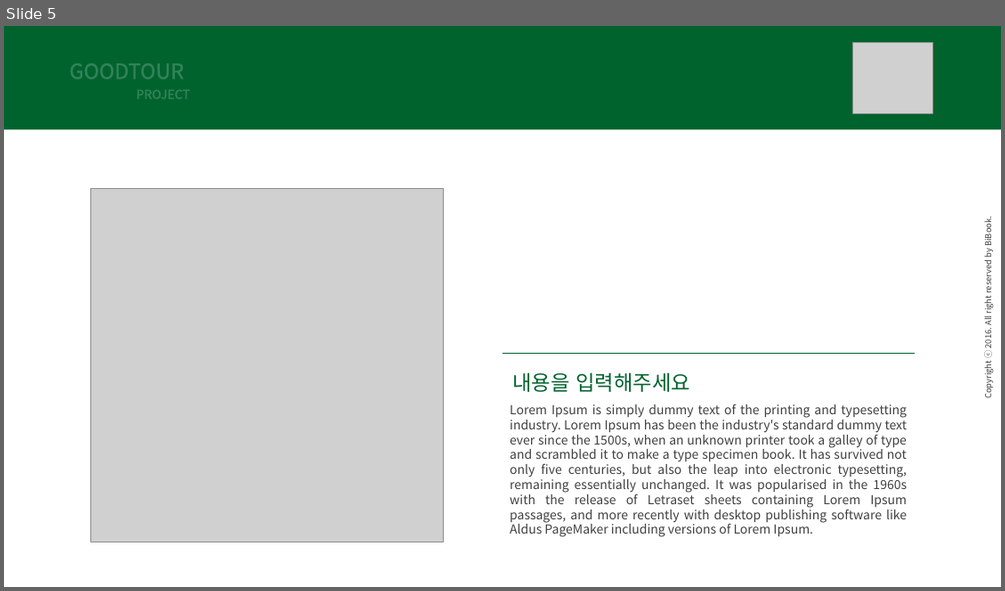
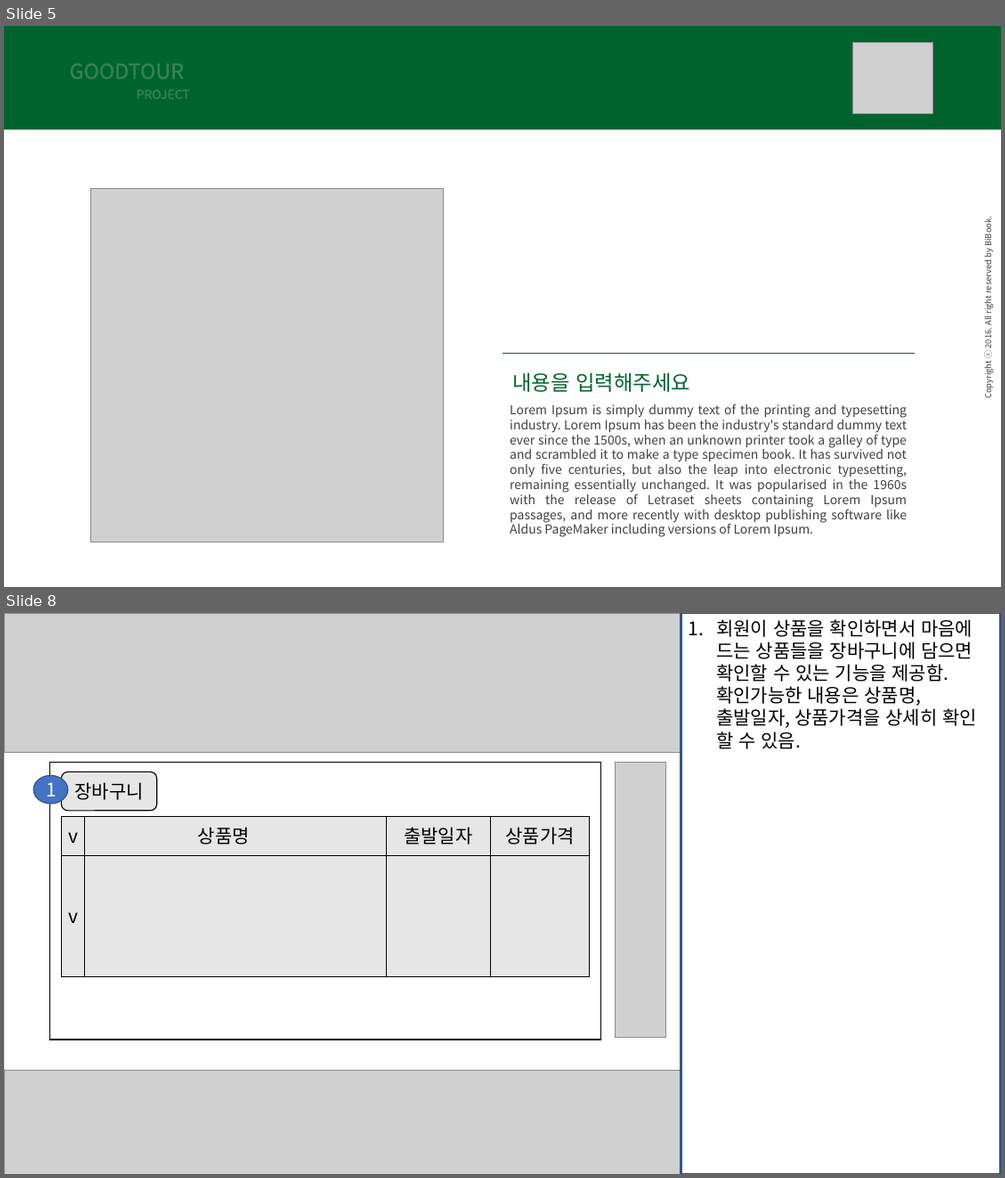
Before and after one commit to khj542423/jspProject, a slide deck: 굿프로젝트-레이아웃.pptx. Shown one above the other, each under a label of ours: slide 5 before the commit, slides 5 and 8 after it; the slides between them are not shown. The pictures are 1005x591 and 1005x1178 pixels, drawn with LibreOffice and Linux fonts; fonts in the diff are those of the drawing; grey boxes stand for pictures. Boxes give left, top, right and bottom in pixels: in the first picture for what was removed or moved away, otherwise in the second. Text is boxed around its words. In the diff, an @@ line names an element or a change of style, - is before the commit and + after.

```diff
--- a/굿프로젝트-레이아웃.pptx
+++ b/굿프로젝트-레이아웃.pptx
@@ slide 8 added at bbox=[4, 613, 1001, 1174], background #FFFFFF @@
@@ picture added at bbox=[5, 613, 680, 753] @@
@@ rectangle added at bbox=[680, 613, 1000, 1174], outline #325491 2.25 pt, 18 pt, text #000000 @@
+1. 회원이 상품을 확인하면서 마음에 드는 상품들을 장바구니에 담으면 확인할 수 있는 기능을 제공함. 확인가능한 내용은 상품명, 출발일자, 상품가격을 상세히 확인 할 수 있음.
@@ rectangle added at bbox=[4, 731, 680, 1144], fill #FFFFFF, outline #E7E6E6 1 pt @@
@@ picture added at bbox=[615, 763, 666, 1038] @@
@@ ellipse added at bbox=[33, 775, 67, 803], fill #4472C4, outline #325491 1 pt, 18 pt, text #FFFFFF @@
+1
@@ group added at bbox=[50, 763, 600, 1039]: 9 rectangles, 1 rounded rectangle @@
+장바구니
+상품명
+출발일자
+상품가격
+v
+v
@@ picture added at bbox=[4, 1070, 680, 1174] @@
```
Also in this commit, not shown: 4 other slides added, 7 slides removed.
